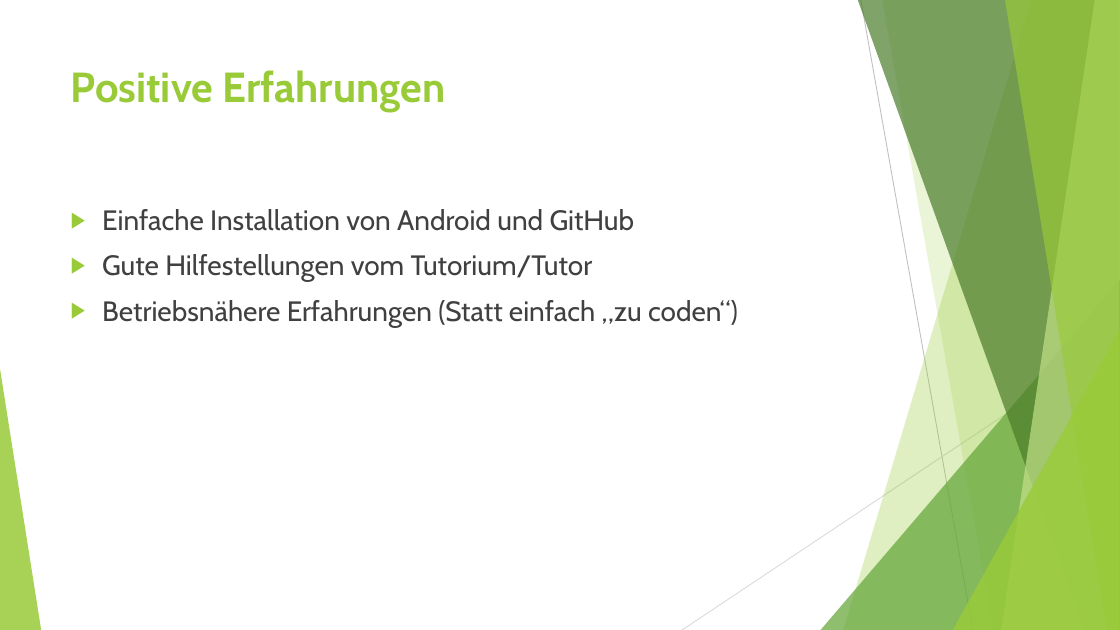
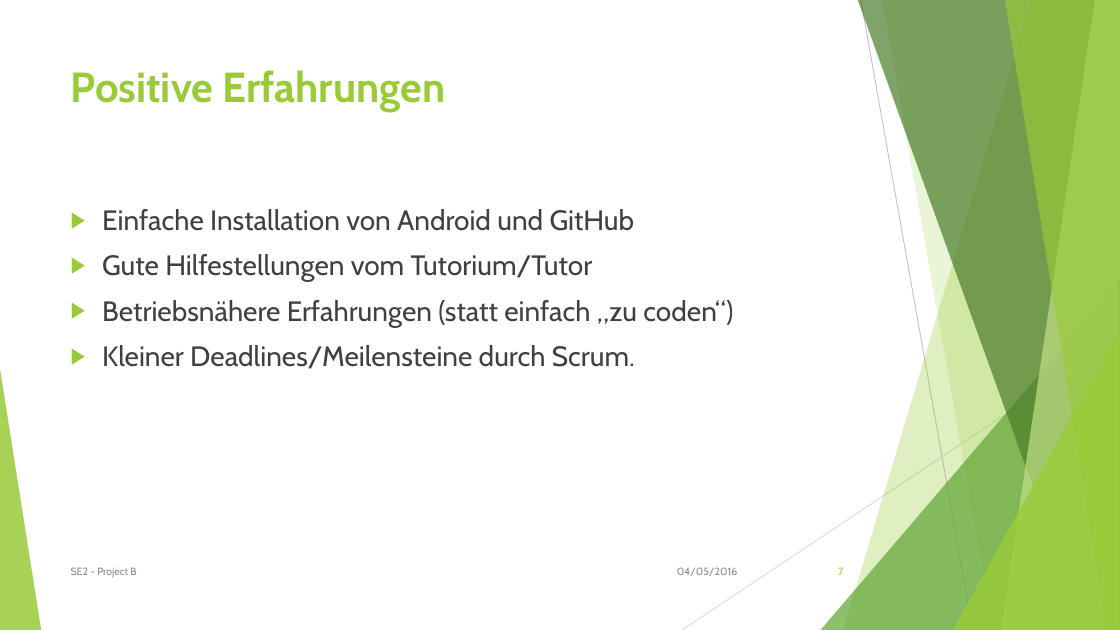
Before and after one commit to MrMudskip/SS16_SE2_Project_B, a slide deck: slide 7 of Präsentation_Project.pptx. Drawn at 1120x630 pixels with LibreOffice and Linux fonts; fonts in the diff are those of the drawing. Boxes give left, top, right and bottom in pixels: in the first picture for what was removed or moved away, otherwise in the second. Text is boxed around its words. In the diff, an @@ line names an element or a change of style, - is before the commit and + after.

```diff
--- a/Präsentation_Project.pptx
+++ b/Präsentation_Project.pptx
@@ text at (102,300,733,369): text changed @@
-▶ Betriebsnähere Erfahrungen (Statt einfach „zu coden“)
+▶ Betriebsnähere Erfahrungen (statt einfach „zu coden“)
+▶ Kleiner Deadlines/Meilensteine durch Scrum.
@@ text added at (71,567,136,578), 9 pt, text #8C8C8C @@
+SE2 - Project B
@@ text added at (677,567,737,576), 9 pt, text #8C8C8C @@
+04/05/2016
@@ page number added at (838,567,843,575), 9 pt, text #99CB38 @@
+7
```
Also in this commit, not shown: 7 other slides changed.
